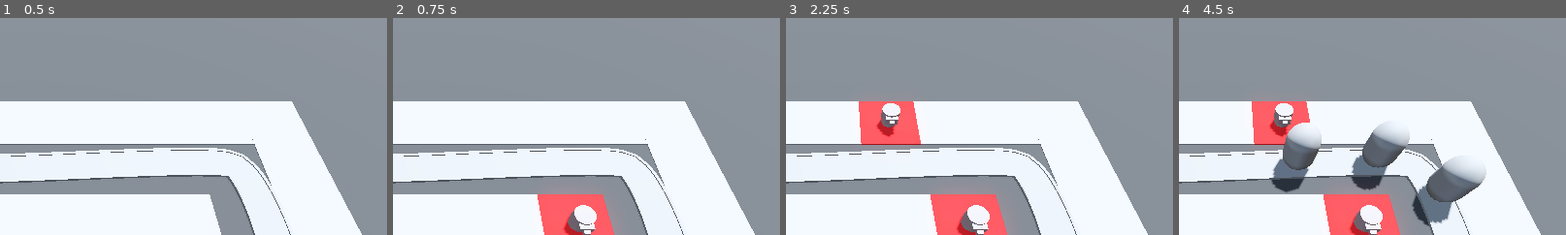
Above: before the commit, frames 1-4 (left to right).
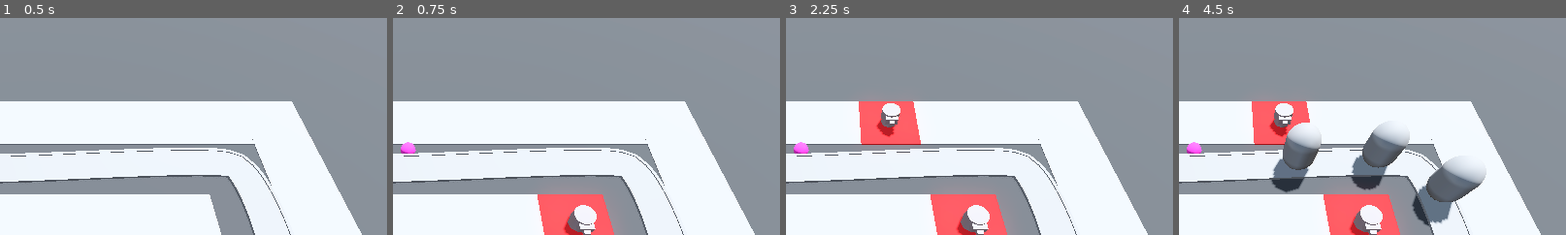
Above: after the commit, the same moments.

Repository: caiobribeiro/godot-barbarian-blaster
Game: Godot game, scene res://scene/base_level.tscn
Two runs of this game, one before a commit and one after it. Both use one fixed random seed, a clock stepped at 60 frames per second and the inputs below.
Inputs (mouse positions are % of the whole screen's width and height, from its top left):
- Up to frame 1 (0.5 s): no input
- Up to frame 2 (0.75 s): move the mouse to (72, 45) at 0.52 s; click (72, 45) at 0.6 s
- Up to frame 3 (2.25 s): move the mouse to (30, 55) at 1.27 s; click (30, 55) at 1.35 s; move the mouse to (60, 28) at 2.02 s; click (60, 28) at 2.1 s
- Up to frame 4 (4.5 s): move the mouse to (45, 70) at 2.77 s; click (45, 70) at 2.85 s; move the mouse to (80, 65) at 3.52 s; click (80, 65) at 3.6 s; move the mouse to (20, 35) at 4.27 s; click (20, 35) at 4.35 s
The pictures show only the part of the screen within x 45-94%, y 0-50%; the shares and areas given below are measured in that part.

Frame 1 is identical in both runs. In frame 2, 0.2% of the frame differs, in the area x 2-7%, y 57-63%; in frame 3, 0.2%; in frame 4, 0.2%.

Commit message:
feat: add turret and projectile scenes with basic firing logic
Introduces a new Turret node with an associated script that instantiates and fires a projectile. Adds the projectile scene and script, which moves the projectile forward each frame.

Diff:
--- /dev/null
+++ b/Turret/projectile.gd
@@ -0,0 +1,9 @@
+extends Area3D
+
+var direction := Vector3.FORWARD
+
+@export var speed := 30.0
+
+
+func _physics_process(delta: float) -> void:
+	position = position + direction  * speed * delta
--- /dev/null
+++ b/Turret/projectile.tscn
@@ -0,0 +1,21 @@
+[gd_scene load_steps=5 format=3 uid="uid://diqhapwagc7qx"]
+
+[ext_resource type="Script" uid="uid://cy1fchst73or" path="res://Turret/projectile.gd" id="1_sxav3"]
+
+[sub_resource type="StandardMaterial3D" id="StandardMaterial3D_tp1dm"]
+albedo_color = Color(1, 0.23000002, 0.7561667, 1)
+
+[sub_resource type="SphereMesh" id="SphereMesh_sxav3"]
+material = SubResource("StandardMaterial3D_tp1dm")
+
+[sub_resource type="SphereShape3D" id="SphereShape3D_3nq0t"]
+
+[node name="Projectile" type="Area3D"]
+top_level = true
+script = ExtResource("1_sxav3")
+
+[node name="MeshInstance3D" type="MeshInstance3D" parent="."]
+mesh = SubResource("SphereMesh_sxav3")
+
+[node name="CollisionShape3D" type="CollisionShape3D" parent="."]
+shape = SubResource("SphereShape3D_3nq0t")
--- /dev/null
+++ b/Turret/turret.gd
@@ -0,0 +1,9 @@
+extends Node3D
+
+
+@export var projectile: PackedScene
+
+
+func _ready() -> void:
+	var shot = projectile.instantiate()
+	add_child(shot)
--- a/Turret/turret.tscn
+++ b/Turret/turret.tscn
@@ -1,4 +1,7 @@
-[gd_scene load_steps=5 format=3 uid="uid://cqmrl47oiwgp5"]
+[gd_scene load_steps=7 format=3 uid="uid://cqmrl47oiwgp5"]
+
+[ext_resource type="Script" uid="uid://d2jnhknxbwwcd" path="res://Turret/turret.gd" id="1_5kpma"]
+[ext_resource type="PackedScene" uid="uid://diqhapwagc7qx" path="res://Turret/projectile.tscn" id="2_djkev"]
 
 [sub_resource type="CylinderMesh" id="CylinderMesh_1kiux"]
 height = 1.0
@@ -15,6 +18,8 @@
 size = Vector3(0.34, 0.2, 0.4)
 
 [node name="Turret" type="Node3D"]
+script = ExtResource("1_5kpma")
+projectile = ExtResource("2_djkev")
 
 [node name="TurretBase" type="MeshInstance3D" parent="."]
 transform = Transform3D(1, 0, 0, 0, 1, 0, 0, 0, 1, 0, 0.5, 0)
Not shown, added: Turret/projectile.gd.uid
Not shown, added: Turret/turret.gd.uid
